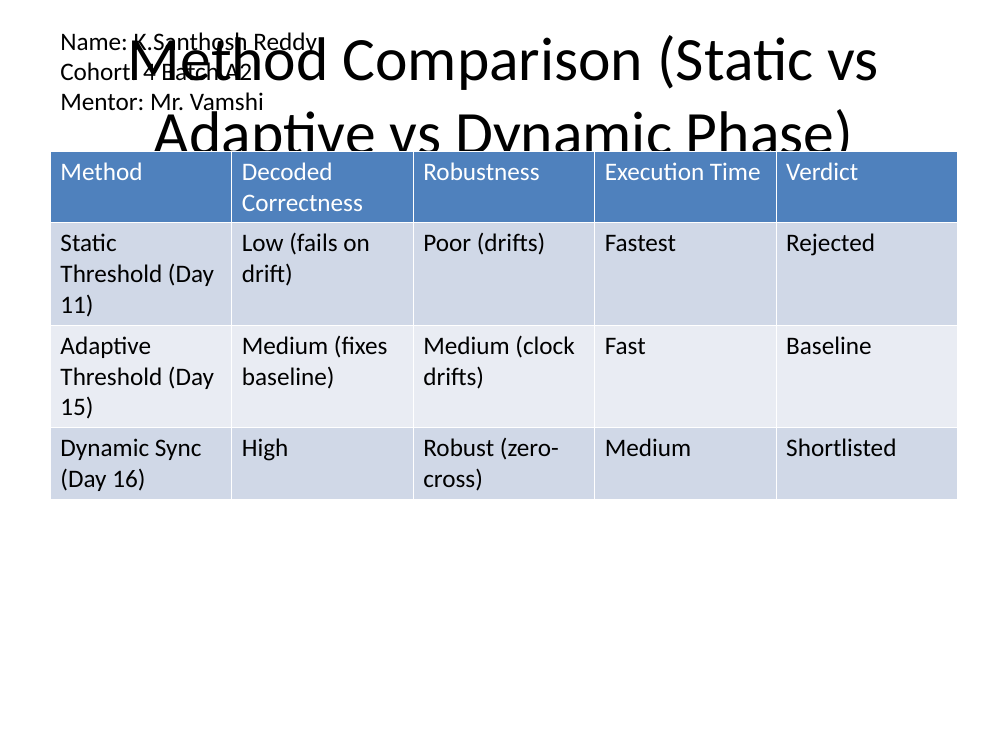
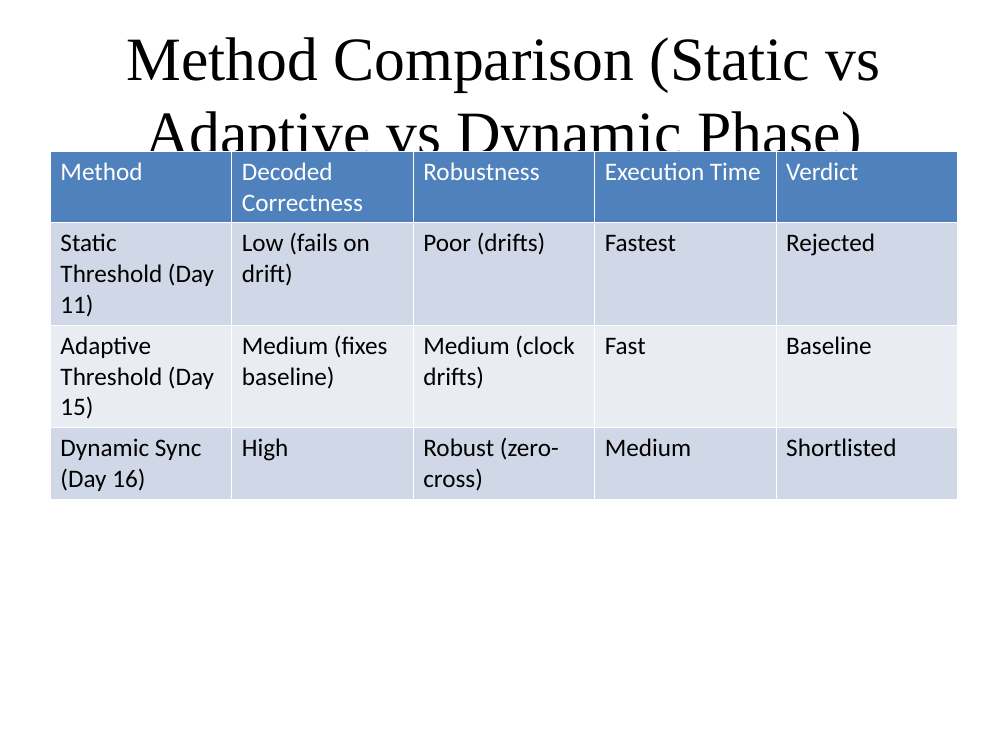
Before and after one commit to santhosh19-web/IITG-Project-Final, a slide deck: slide 1 of WEEK_3_Day_17_Method_Comparison.pptx. Drawn at 1008x756 pixels with LibreOffice and Linux fonts; fonts in the diff are those of the drawing. Boxes give left, top, right and bottom in pixels: in the first picture for what was removed or moved away, otherwise in the second. Text is boxed around its words. In the diff, an @@ line names an element or a change of style, - is before the commit and + after.

```diff
--- a/WEEK_3_Day_17_Method_Comparison.pptx
+++ b/WEEK_3_Day_17_Method_Comparison.pptx
@@ title "Method Comparison (Static vs Adaptive ..." at [126, 37, 881, 166]: font Calibri to Times New Roman @@
@@ text removed at [60, 32, 317, 117] @@
-Name: K.Santhosh Reddy
-Cohort: 4 Batch A2
-Mentor: Mr. Vamshi
```
Also in this commit, not shown: 2 other slides changed, 1 slide added, 5 other files.
